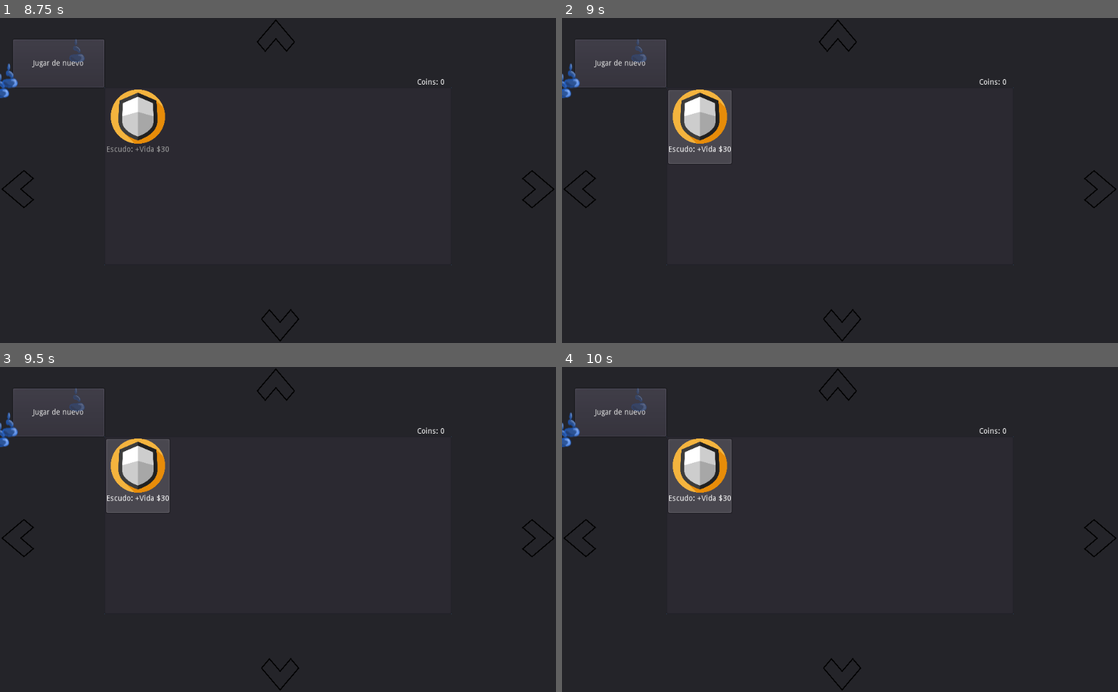
Above: before the commit, frames 1-4 (two rows, left to right).
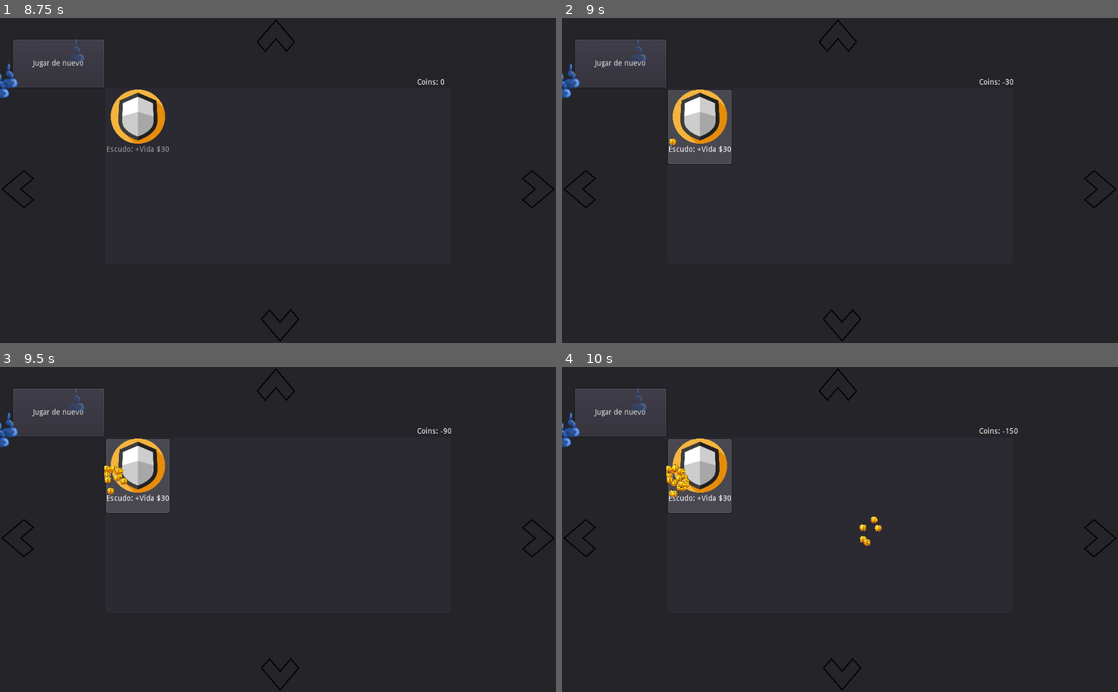
Above: after the commit, the same moments.

Repository: JuanG10/boss
Game: Godot game, scene res://UpgradeScreen/GreenPanel.tscn
Same seed, same stepped clock (60 frames per second), same inputs: the game is played once before the commit and once after it. This scene is started directly instead of the project's main scene. The engine's default icon, where the game draws it, is replaced by a stand-in: a white triangle on a blue panel in a dark square.
Inputs (mouse positions are in pixels of both pictures, inside the frame that each line leads up to):
- Up to frame 1 (8.75 s): click "Jugar de nuevo" at 0.5 s; click "Jugar de nuevo" at 1.25 s; click (16, 190) at 2 s; click (539, 190) at 2.75 s; click (278, 326) at 3.5 s; click (278, 34) at 4.25 s; tap Enter (ui_accept) at 5, 5.27, 5.75, 6.02, 6.5, 7.25, 7.52, 8, 8.27 s; move the mouse to (400, 164) at 5.02 s; hold D (right) 5.03-5.78 s; tap 3 (Activate_atk_speed, bound only after the commit) at 5.1, 6.05, 6.8, 7.55, 8.3 s; click (400, 164) at 5.17 s; move the mouse to (166, 196) at 5.77 s; hold S (down) 5.78-6.53 s; tap 5 (Activate_cuchillo) at 5.85 s; click (166, 196) at 5.92 s; move the mouse to (333, 109) at 6.52 s; hold D (right) 6.53-7.28 s; tap 1 (Activate_damage) at 6.6 s; click (333, 109) at 6.67 s; move the mouse to (250, 245) at 7.27 s; hold W (up) 7.28-8.03 s; tap 4 (Activate_damage_1) at 7.35 s; click (250, 245) at 7.42 s; move the mouse to (444, 229) at 8.02 s; hold A (left) from 8.03 s (still down); tap 2 (Activate_speed) at 8.1 s; click (444, 229) at 8.17 s
- Up to frame 2 (9 s): keep holding A (left); tap Enter (ui_accept) at 8.75 s; move the mouse to (673, 131) at 8.77 s; tap E (next_color) at 8.85 s; click (673, 131) at 8.92 s
- Up to frame 3 (9.5 s): keep holding A (left); tap Enter (ui_accept) at 9.02 s; tap 3 (Activate_atk_speed, bound only after the commit) at 9.05 s
- Up to frame 4 (10 s): move the mouse to (867, 529) at 9.52 s; release A (left) at 9.53 s; hold S (down) from 9.53 s (still down); tap Q (previous_color) at 9.6 s; click (867, 529) at 9.67 s; tap 3 (Activate_atk_speed, bound only after the commit) at 9.8 s

Frame 1 is identical in both runs. In frame 2, less than 0.1% of the frame differs, in the area x 19-82%, y 18-40%; in frame 3, 0.2%; in frame 4, 0.4%, in the area x 18-82%, y 18-56%.
Error in both runs: Trying to assign value of type 'Viewport' to a variable of type 'Node2D'. (res://UpgradeScreen/Pannels.gd:5)

Commit message:
merge con ramaDeMerge

Diff:
--- a/UpgradeScreen/UpgradePanel.tscn
+++ b/UpgradeScreen/UpgradePanel.tscn
@@ -98,6 +98,7 @@
 
 [node name="music_moneda" type="AudioStreamPlayer" parent="."]
 stream = ExtResource( 5 )
+[connection signal="item_activated" from="upgrade_list" to="upgrade_list" method="_on_list_item_activated"]
 [connection signal="timeout" from="upgrade_list/Timer" to="upgrade_list" method="_on_Timer_timeout"]
 [connection signal="button_up" from="Left_button" to="." method="_on_button_up" binds= [ 0, Vector2( -1, 0 ) ]]
 [connection signal="button_up" from="Right_button" to="." method="_on_button_up" binds= [ 1, Vector2( 1, 0 ) ]]
--- a/UpgradeScreen/upgrade_list.gd
+++ b/UpgradeScreen/upgrade_list.gd
@@ -55,7 +55,9 @@
 
 
 func _on_list_item_activated(_index):
-	if GlobalVariables.money >= intPrecio:
+	print(_index)
+	#GlobalVariables.money >= intPrecio
+	if true:
 		GlobalVariables.money -= intPrecio
 		get_parent().get_node("Coins").on_update()
 		if parent_name == "BasePanel":
--- a/project.godot
+++ b/project.godot
@@ -30,6 +30,7 @@
 next_color={
 "deadzone": 0.5,
 "events": [ Object(InputEventKey,"resource_local_to_scene":false,"resource_name":"","device":0,"alt":false,"shift":false,"control":false,"meta":false,"command":false,"pressed":false,"scancode":69,"unicode":0,"echo":false,"script":null)
+, Object(InputEventMouseButton,"resource_local_to_scene":false,"resource_name":"","device":0,"alt":false,"shift":false,"control":false,"meta":false,"command":false,"button_mask":0,"position":Vector2( 0, 0 ),"global_position":Vector2( 0, 0 ),"factor":1.0,"button_index":2,"pressed":false,"doubleclick":false,"script":null)
  ]
 }
 shoot={
@@ -60,6 +61,7 @@
 previous_color={
 "deadzone": 0.5,
 "events": [ Object(InputEventKey,"resource_local_to_scene":false,"resource_name":"","device":0,"alt":false,"shift":false,"control":false,"meta":false,"command":false,"pressed":false,"scancode":81,"unicode":0,"echo":false,"script":null)
+, Object(InputEventMouseButton,"resource_local_to_scene":false,"resource_name":"","device":0,"alt":false,"shift":false,"control":false,"meta":false,"command":false,"button_mask":0,"position":Vector2( 0, 0 ),"global_position":Vector2( 0, 0 ),"factor":1.0,"button_index":1,"pressed":false,"doubleclick":false,"script":null)
  ]
 }
 Activate_shield={
@@ -77,12 +79,12 @@
 "events": [ Object(InputEventKey,"resource_local_to_scene":false,"resource_name":"","device":0,"alt":false,"shift":false,"control":false,"meta":false,"command":false,"pressed":false,"scancode":50,"unicode":0,"echo":false,"script":null)
  ]
 }
-"Activate_atk_speed "={
+Activate_atk_speed={
 "deadzone": 0.5,
 "events": [ Object(InputEventKey,"resource_local_to_scene":false,"resource_name":"","device":0,"alt":false,"shift":false,"control":false,"meta":false,"command":false,"pressed":false,"scancode":51,"unicode":0,"echo":false,"script":null)
  ]
 }
-Activate_Corazon={
+Activate_corazon={
 "deadzone": 0.5,
 "events": [ Object(InputEventKey,"resource_local_to_scene":false,"resource_name":"","device":0,"alt":false,"shift":false,"control":false,"meta":false,"command":false,"pressed":false,"scancode":49,"unicode":0,"echo":false,"script":null)
  ]
@@ -100,5 +102,4 @@
 
 [rendering]
 
-threads/thread_model=2
 environment/default_environment="res://default_env.tres"
